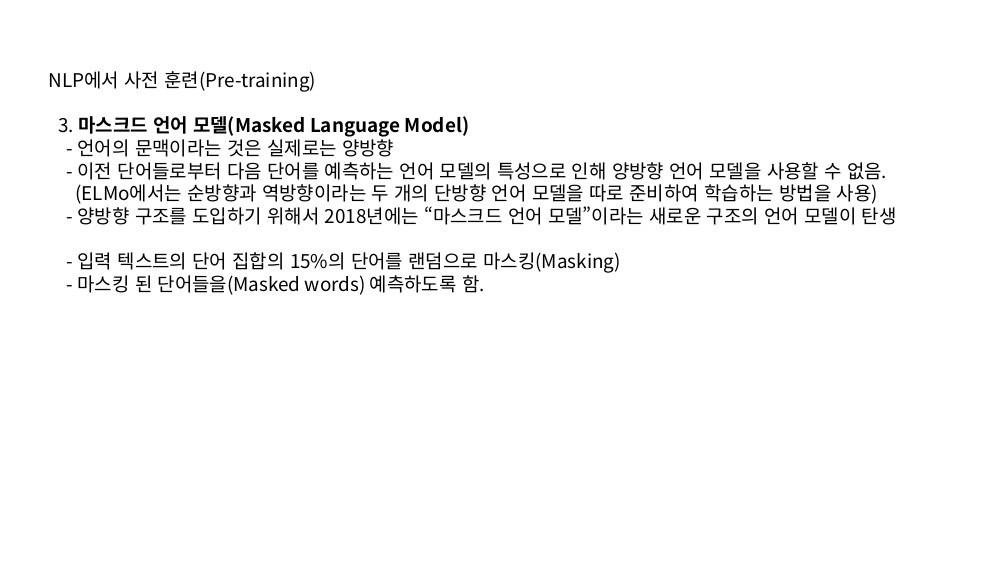
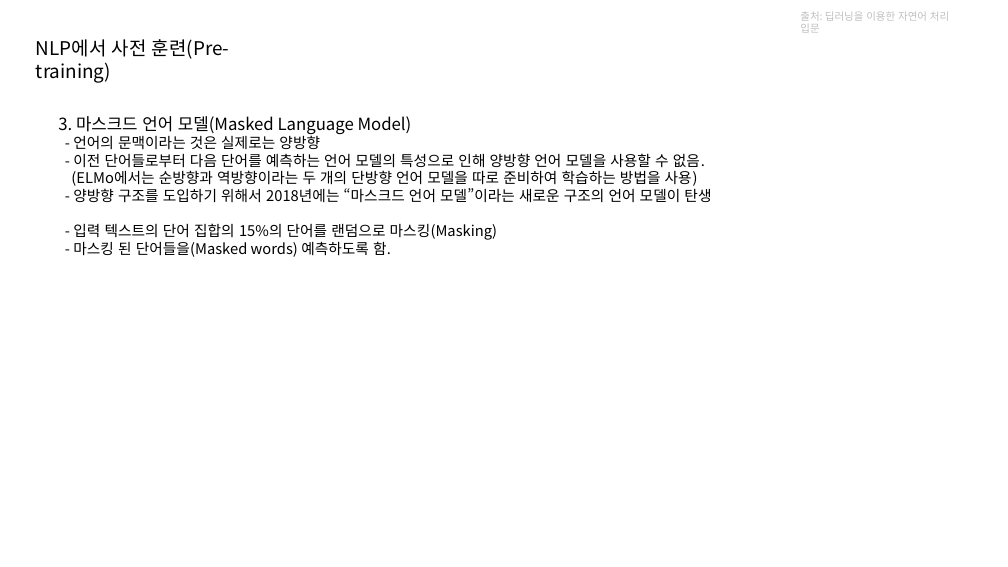
Before and after one commit to kjh8331267/NLP_Study, a slide deck: slide 6 of slide/BERT.pptx. Drawn at 1008x567 pixels with LibreOffice and Linux fonts; fonts in the diff are those of the drawing. Boxes give left, top, right and bottom in pixels: in the first picture for what was removed or moved away, otherwise in the second. Text is boxed around its words. In the diff, an @@ line names an element or a change of style, - is before the commit and + after.

```diff
--- a/slide/BERT.pptx
+++ b/slide/BERT.pptx
@@ text added at (800,12,949,33), 10 pt, text #BFBFBF @@
+출처: 딥러닝을 이용한 자연어 처리 입문
@@ text "NLP에서 사전 훈련(Pre-training)" rewrapped from (48,71,316,92) to (36,39,229,83) @@
@@ text "3. 마스크드 언어 모델(Masked Language ..." at (58,116,711,257): size 18 to 16 pt in "3. 마스크드 언어 모델(Masked Language Model)"; bold off in "마스크드 언어 모델(Masked Language Model)"; size 18 to 14 pt in "- 언어의 문맥이라는 것은 실제로는 양방향", "- 이전 단어들로부터 다음 단어를 예측하는 언어 ...", "(ELMo에서는 순방향과 역방향이라는 두 개의 단방향 언어 ...", "- 양방향 구조를 도입하기 위해서 2018년에는 “마스크드 ..." and 2 more places @@
```
Also in this commit, not shown: 5 other slides changed, 3 slides added, 1 slide removed, 1 other file.
